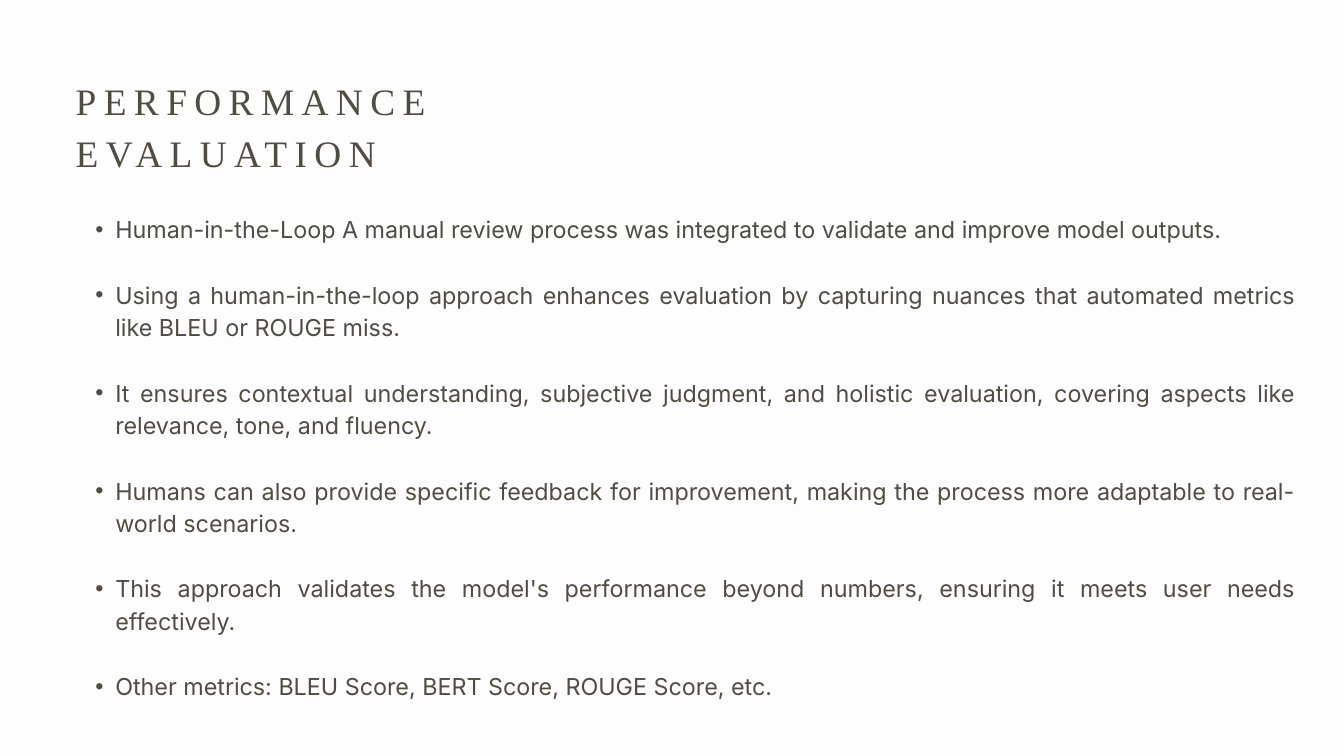
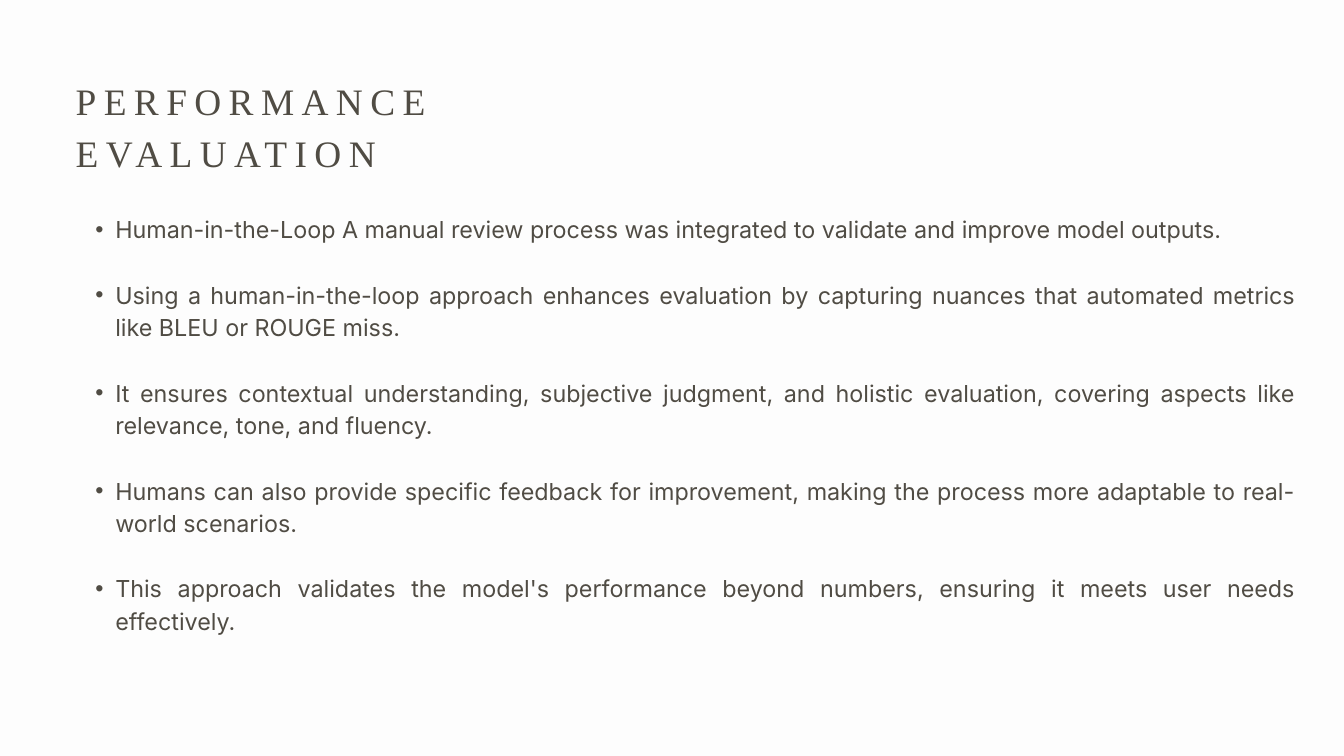
Before and after one commit to smitpancholi313/Final-Project-Group2, a slide deck: slide 8 of Final-Group-Presentation/SPEECHES.pptx. Drawn at 1344x756 pixels with LibreOffice and Linux fonts; fonts in the diff are those of the drawing. Boxes give left, top, right and bottom in pixels: in the first picture for what was removed or moved away, otherwise in the second. Text is boxed around its words. In the diff, an @@ line names an element or a change of style, - is before the commit and + after.

```diff
--- a/Final-Group-Presentation/SPEECHES.pptx
+++ b/Final-Group-Presentation/SPEECHES.pptx
@@ text at (x1=115, y1=677, x2=772, y2=699): paragraph removed @@
-  • Other metrics: BLEU Score, BERT Score, ROUGE Score, etc.
```
Also in this commit, not shown: 3 other slides changed, 1 other file.
